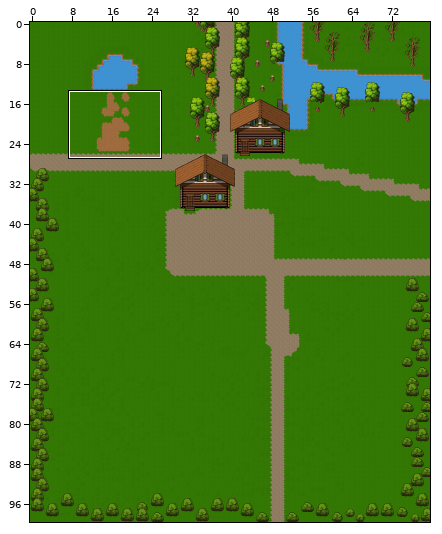
Tiled map, stored at assets/maps/town_01.tmx. The first picture is a wide view before the edit; the outline marks the close-up.
Close-up. Old version:
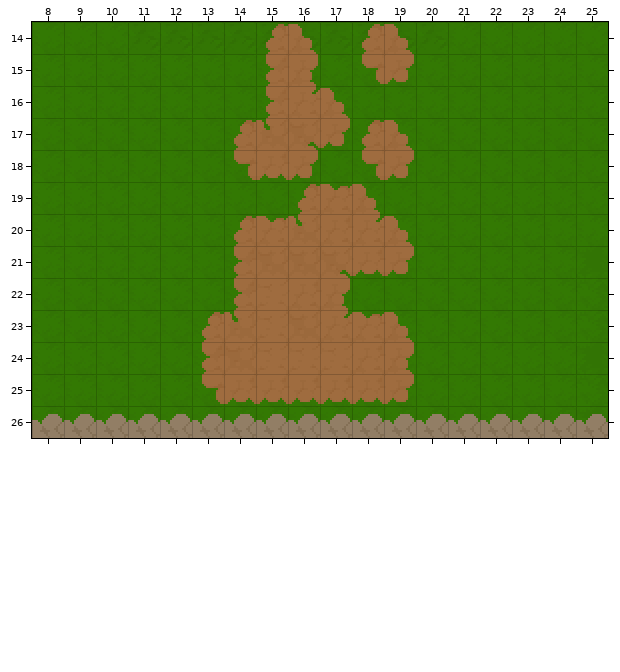
Cells are 16x16 px. Shown: x 8..25, y 14..26. The commit also changed other parts of the map, which this record leaves out.
Now the later version:
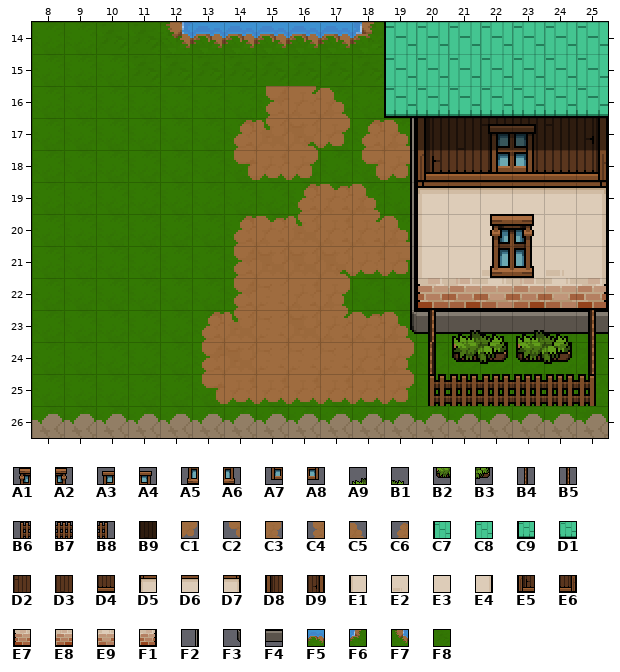
Key: from "pixe_crawlers_doors": A1 152, A2 153, A3 158, A4 159, A5 177, A6 178, A7 183, A8 184, A9 228, B1 229, B2 253, B3 254, B4 325, B5 329, B6 350, B7 377, B8 378; from "pixel_crawler_building_shadows": B9 31; from "pixel_crawler_floors": C1 161, C2 163, C3 185, C4 189, C5 211, C6 213; from "pixel_crawler_roofs": C7 285, C8 286, C9 310, D1 311; from "pixel_crawler_walls": D2 98, D3 99, D4 140, D5 367, D6 368, D7 370, D8 391, D9 394, E1 409, E2 410, E3 411, E4 412, E5 433, E6 436, E7 451, E8 452, E9 453, F1 454, F2 1890, F3 1932, F4 1976; from "water_tiles": F5 2, F6 26, F7 28, F8 52.
__ is an empty cell, ## one hidden under a higher layer, .. an unchanged one.
See-through tiles are keyed as they look on the map.
Change:
--- layer "01_ground"
@@ x 12..18 @@
-14 F8 F8 F8 F8 F8 F8 F8
+14 F7 F5 F5 F5 F5 F5 F6
--- layer "02_paths"
@@ x 15..19 @@
-14 C6 C5 .. C6 C5
-15 C4 C3 .. C2 C1
+14 __ __ .. __ __
+15 F8 F8 .. F8 ##
--- layer "03_decor_low"
@@ x 19..25 @@
-17 __ __ __ __ __ __ __
-18 __ __ __ __ __ __ __
-19 __ __ __ __ __ __ __
-20 __ __ __ __ __ __ __
-21 __ __ __ __ __ __ __
-22 __ __ __ __ __ __ __
-23 __ __ __ __ __ __ __
+17 F2 D8 D3 D2 D3 D2 D9
+18 F2 E5 D4 D4 D4 D4 E6
+19 F2 D5 D6 D6 D6 D6 D7
+20 F2 E1 E3 E3 E3 E3 E4
+21 F2 E1 E3 E2 E3 E2 E4
+22 F2 E7 E8 E9 E8 E9 F1
+23 F3 F4 F4 F4 F4 F4 F4
--- layer "04_decor_high"
@@ x 22..23 @@
-17 __ __
-18 __ __
+17 A3 A4
+18 A7 A8
@@ x 22..23 @@
-20 __ __
-21 __ __
+20 A1 A2
+21 A5 A6
@@ x 20..25 @@
-23 __ __ __ __ __ __
-24 __ __ __ __ __ __
-25 __ __ __ __ __ __
+23 B5 A9 B1 A9 B1 B5
+24 B4 B2 B3 B2 B3 B5
+25 B6 B7 B7 B7 B7 B8
--- layer "05b_shadows"
@@ x 20..25 @@
-17 __ __ __ __ __ __
+17 B9 B9 B9 B9 B9 B9
--- layer "05_above_player"
@@ x 19..25 @@
-14 __ __ __ __ __ __ __
-15 __ __ __ __ __ __ __
-16 __ __ __ __ __ __ __
+14 C7 C8 C8 C8 C8 C8 C8
+15 C7 C8 C8 C8 C8 C8 C8
+16 C9 D1 D1 D1 D1 D1 D1
Boxes around the changes in both close-ups, in picture pixels (x1, y1, x2, y2):
changed: (166, 22, 608, 406)
